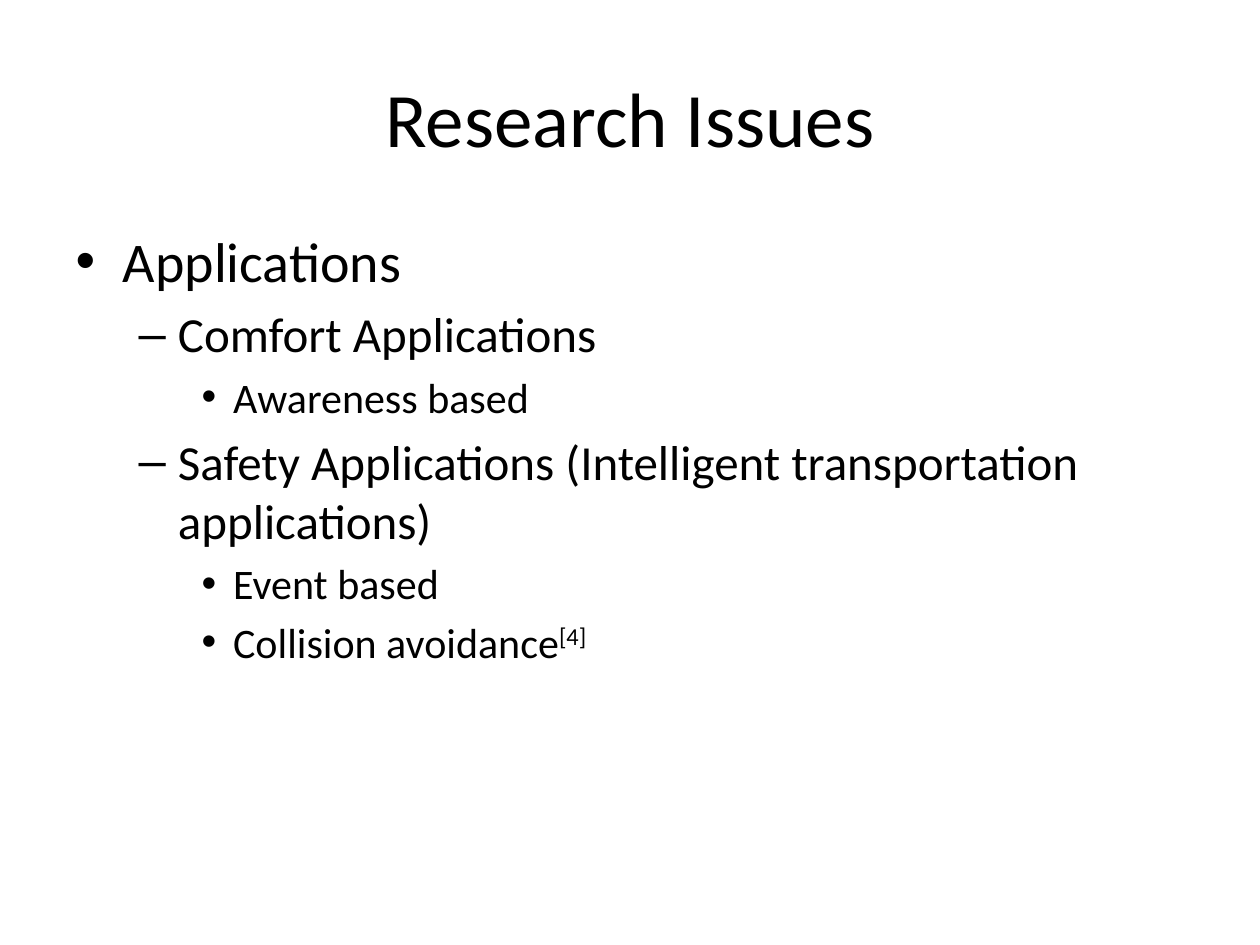
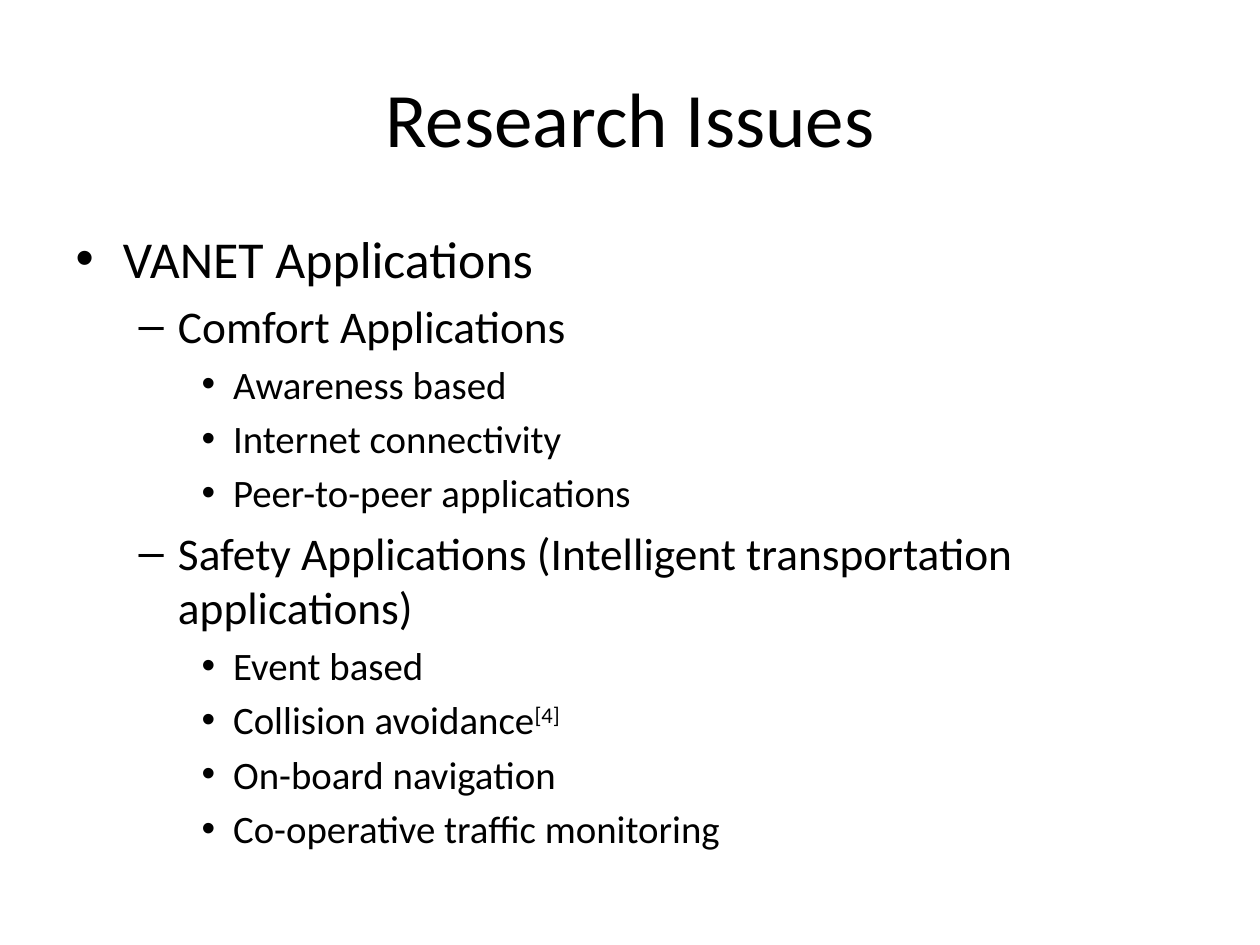
Before and after one commit to zhuangdizhu/huawei_internship, a slide deck: slide 17 of V2V/V2VReview.pptx (slide 12 before the commit). Drawn at 1260x945 pixels with LibreOffice and Linux fonts; fonts in the diff are those of the drawing. Boxes give left, top, right and bottom in pixels: in the first picture for what was removed or moved away, otherwise in the second. Text is boxed around its words. In the diff, an @@ line names an element or a change of style, - is before the commit and + after.

```diff
--- a/V2V/V2VReview.pptx
+++ b/V2V/V2VReview.pptx
@@ text at (123, 242, 533, 287): text changed; size 32 to 29.6 pt @@
-• Applications
+• VANET Applications
@@ text at (178, 311, 1012, 735): size 28 to 25.9 pt in "Comfort Applications", "Safety Applications (Intelligent transportation applications ..."; size 24 to 22.2 pt in "Awareness based", "Event based", "Collision avoidance[4]" @@
@@ text at (233, 426, 630, 514): paragraphs added @@
+    • Internet connectivity
+    • Peer-to-peer applications
@@ text at (233, 762, 720, 850): paragraphs added @@
+    • On-board navigation
+    • Co-operative traffic monitoring
```
Also in this commit, not shown: 9 other slides changed, 8 slides added, 1 slide removed, 11 other files.
